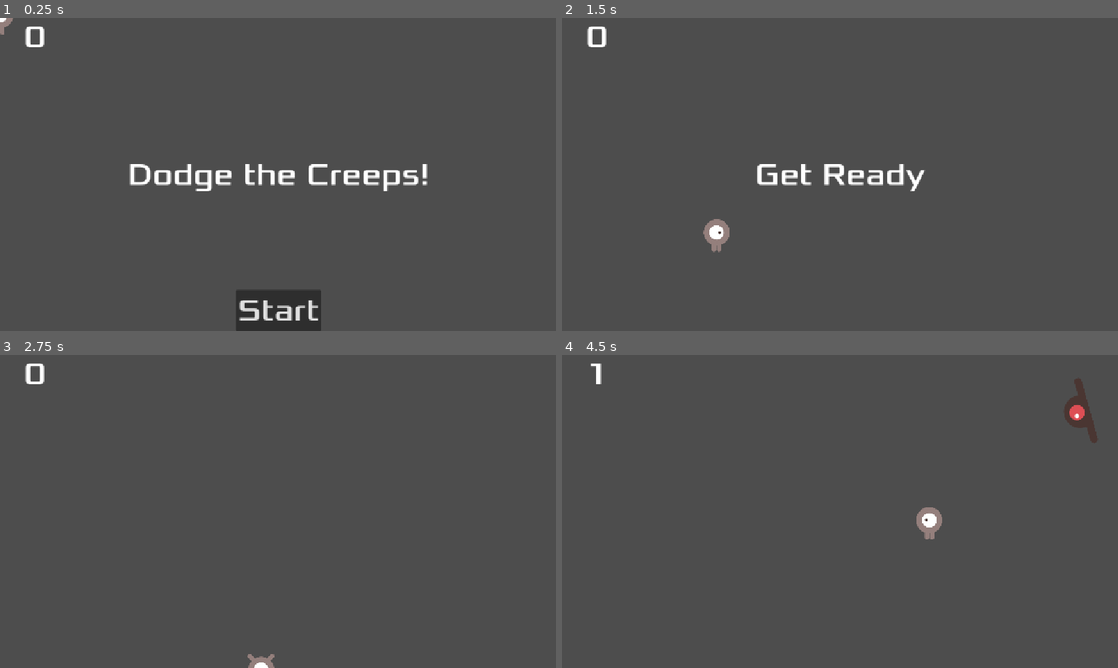
Above: before the commit, frames 1-4 (two rows, left to right).
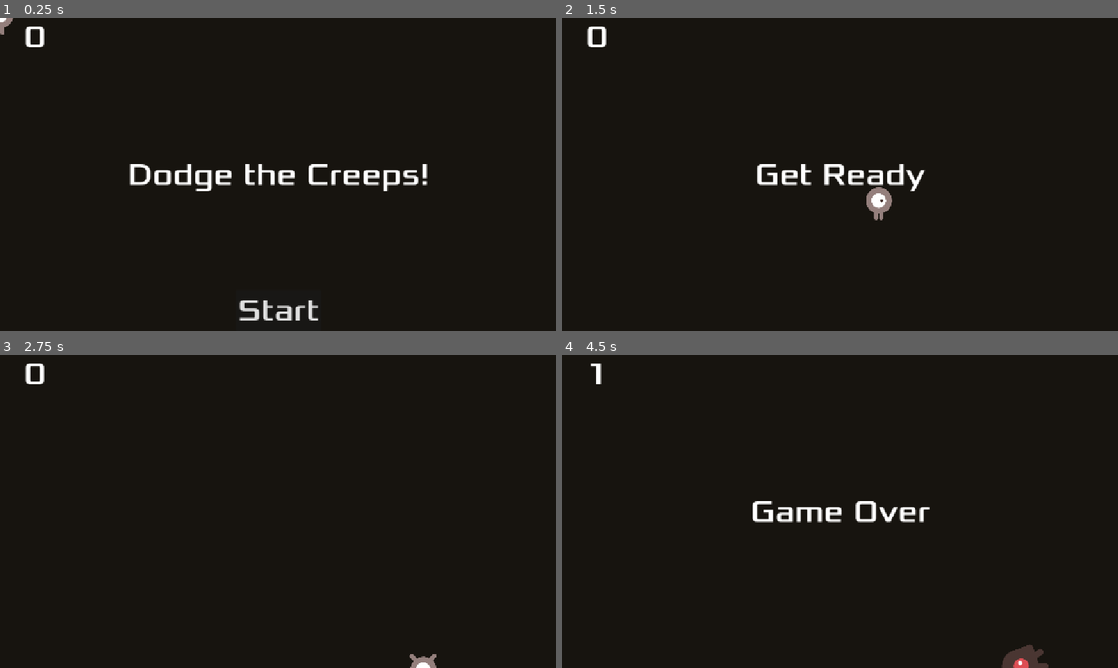
Above: after the commit, the same moments.

Repository: ZerfyT/dodge-the-creeps
Game: Godot game, scene res://main.tscn
The game is run twice, just before and just after one commit, with the same random seed, the same clock (stepped at 60 frames per second) and the same inputs.
Inputs:
- Up to frame 1 (0.25 s): no input
- Up to frame 2 (1.5 s): click "Start" at 0.5 s; tap Enter at 1.25 s; hold Right (move_right) from 1.28 s (still down)
- Up to frame 3 (2.75 s): release Right (move_right) at 2.03 s; hold Down (move_down) from 2.03 s (still down)
- Up to frame 4 (4.5 s): release Down (move_down) at 2.78 s; hold Right (move_right) 2.78-3.53 s; hold Up (move_up) 3.53-4.28 s; hold Left (move_left) from 4.28 s (still down)

The runs differ from the first frame. In frame 1, 98% of the frame differs, in the area x 0-100%, y 0-100%; in frame 2, 99%; in frame 3, 100%; in frame 4, 100%.

Commit message:
improve main scene, mob loading, add music

Diff:
--- a/hud.tscn
+++ b/hud.tscn
@@ -1,7 +1,13 @@
-[gd_scene load_steps=3 format=3 uid="uid://yny0ess7jh5w"]
+[gd_scene load_steps=5 format=3 uid="uid://yny0ess7jh5w"]
 
 [ext_resource type="FontFile" uid="uid://vqgtegixa7lc" path="res://fonts/Xolonium-Regular.ttf" id="1_kk5b2"]
 [ext_resource type="Script" uid="uid://ntinq63fuomm" path="res://hud.gd" id="1_r5bq7"]
+
+[sub_resource type="InputEventAction" id="InputEventAction_64ctp"]
+action = &"start_game"
+
+[sub_resource type="Shortcut" id="Shortcut_8sq4i"]
+events = [SubResource("InputEventAction_64ctp")]
 
 [node name="HUD" type="CanvasLayer"]
 script = ExtResource("1_r5bq7")
@@ -48,6 +54,7 @@
 grow_vertical = 0
 theme_override_fonts/font = ExtResource("1_kk5b2")
 theme_override_font_sizes/font_size = 64
+shortcut = SubResource("Shortcut_8sq4i")
 text = "Start"
 
 [node name="MessageTimer" type="Timer" parent="."]
--- a/main.gd
+++ b/main.gd
@@ -58,8 +58,13 @@
 
 	$HUD.show_game_over()
 
+	$Music.stop()
+	$DeathSound.play()
+
 
 func new_game():
+	$Music.play()
+
 	score = 0
 	$Player.start($StartPosition.position)
 	$StartTimer.start()
--- a/main.tscn
+++ b/main.tscn
@@ -1,19 +1,29 @@
-[gd_scene load_steps=6 format=3 uid="uid://ic3hvi1vc68o"]
+[gd_scene load_steps=8 format=3 uid="uid://ic3hvi1vc68o"]
 
 [ext_resource type="Script" uid="uid://btor7qdul45o2" path="res://main.gd" id="1_0ep6x"]
 [ext_resource type="PackedScene" uid="uid://bby5ddshhuibf" path="res://player.tscn" id="1_xkhy7"]
 [ext_resource type="PackedScene" uid="uid://fm5n41v2w1kg" path="res://mob.tscn" id="2_p7ubd"]
 [ext_resource type="PackedScene" uid="uid://yny0ess7jh5w" path="res://hud.tscn" id="4_1bvp3"]
+[ext_resource type="AudioStream" uid="uid://dd0ynyfqm1ycv" path="res://art/House In a Forest Loop.ogg" id="5_7mycd"]
+[ext_resource type="AudioStream" uid="uid://bbe7p2e3csuuu" path="res://art/gameover.wav" id="6_272bh"]
 
 [sub_resource type="Curve2D" id="Curve2D_4akr8"]
 _data = {
-"points": PackedVector2Array(0, 0, 0, 0, 832, 0, 0, 0, 0, 0, 1152, 0, 0, 0, 0, 0, 1152, 648, 0, 0, 0, 0, 832, 648, 0, 0, 0, 0, 832, 0)
+"points": PackedVector2Array(0, 0, 0, 0, 0, 0, 0, 0, 0, 0, 1152, 0, 0, 0, 0, 0, 1152, 648, 0, 0, 0, 0, 0, 648, 0, 0, 0, 0, 0, 0)
 }
 point_count = 5
 
 [node name="Main" type="Node"]
 script = ExtResource("1_0ep6x")
 mob_scene = ExtResource("2_p7ubd")
+
+[node name="ColorRect" type="ColorRect" parent="."]
+anchors_preset = 15
+anchor_right = 1.0
+anchor_bottom = 1.0
+grow_horizontal = 2
+grow_vertical = 2
+color = Color(0.0908947, 0.0794014, 0.0590756, 1)
 
 [node name="Player" parent="." instance=ExtResource("1_xkhy7")]
 
@@ -27,15 +37,20 @@
 one_shot = true
 
 [node name="StartPosition" type="Marker2D" parent="."]
-position = Vector2(240, 450)
+position = Vector2(576, 384)
 
 [node name="MobPath" type="Path2D" parent="."]
 curve = SubResource("Curve2D_4akr8")
 
 [node name="MobSpawnLocation" type="PathFollow2D" parent="MobPath"]
-position = Vector2(832, 0)
 
 [node name="HUD" parent="." instance=ExtResource("4_1bvp3")]
+
+[node name="Music" type="AudioStreamPlayer" parent="."]
+stream = ExtResource("5_7mycd")
+
+[node name="DeathSound" type="AudioStreamPlayer" parent="."]
+stream = ExtResource("6_272bh")
 
 [connection signal="hit" from="Player" to="." method="_on_player_hit"]
 [connection signal="timeout" from="MobTimer" to="." method="_on_mob_timer_timeout"]
--- a/project.godot
+++ b/project.godot
@@ -45,3 +45,9 @@
 "events": [Object(InputEventKey,"resource_local_to_scene":false,"resource_name":"","device":-1,"window_id":0,"alt_press …(195 unchanged characters)…
 ]
 }
+start_game={
+"deadzone": 0.2,
+"events": [Object(InputEventKey,"resource_local_to_scene":false,"resource_name":"","device":-1,"window_id":0,"alt_pressed":false,"shift_pressed":false,"ctrl_pressed":false,"meta_pressed":false,"pressed":false,"keycode":0,"physical_keycode":32,"key_label":0,"unicode":32,"location":0,"echo":false,"script":null)
+, Object(InputEventKey,"resource_local_to_scene":false,"resource_name":"","device":-1,"window_id":0,"alt_pressed":false,"shift_pressed":false,"ctrl_pressed":false,"meta_pressed":false,"pressed":false,"keycode":0,"physical_keycode":4194309,"key_label":0,"unicode":0,"location":0,"echo":false,"script":null)
+]
+}
